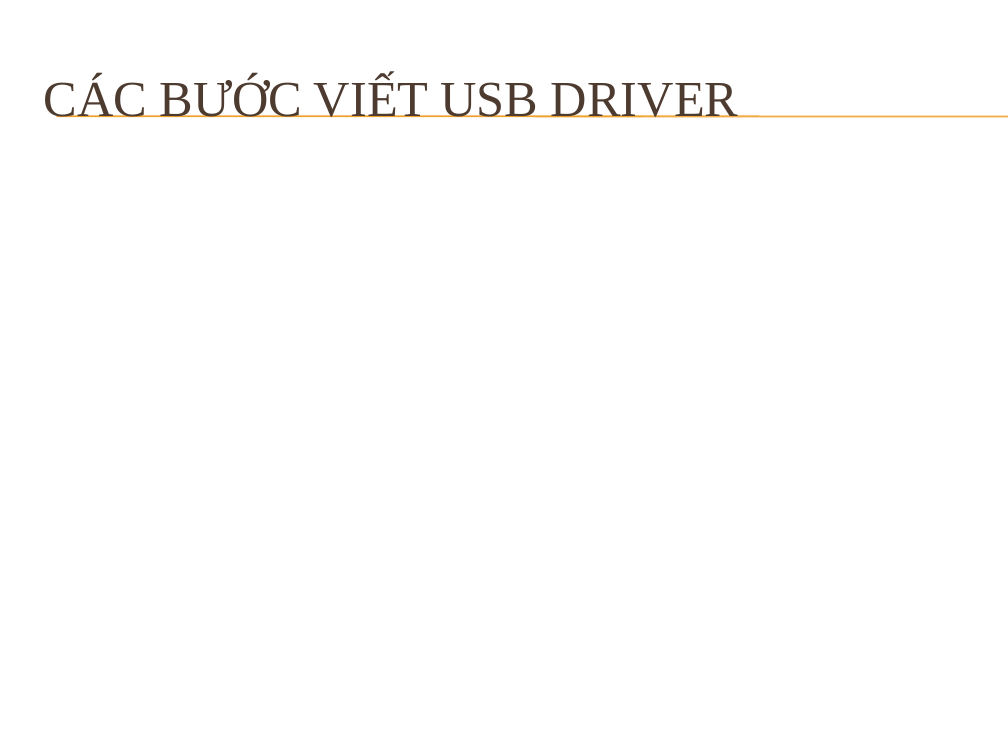
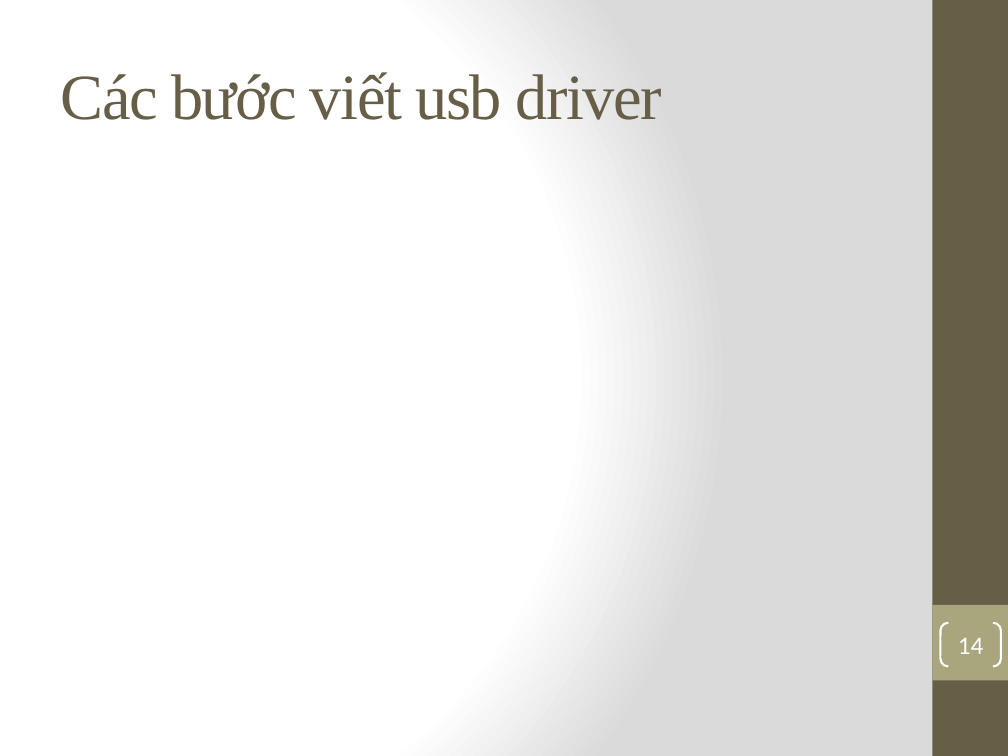
Before and after one commit to hothanghuy/driver, a slide deck: slide 14 of Đề tài.pptx (slide 6 before the commit). Drawn at 1008x756 pixels with LibreOffice and Linux fonts; fonts in the diff are those of the drawing; background and template pictures are left out. Boxes give left, top, right and bottom in pixels: in the first picture for what was removed or moved away, otherwise in the second. Text is boxed around its words. In the diff, an @@ line names an element or a change of style, - is before the commit and + after.

```diff
--- a/Đề tài.pptx
+++ b/Đề tài.pptx
@@ background picture (left out) to gradient #FFFFFF to #DADADA @@
@@ rectangle added at (x1=932, y1=0, x2=1008, y2=756), fill #675E47 @@
@@ title at (x1=60, y1=72, x2=662, y2=120): text changed; size 36 to 46 pt; text colour #4E3B30 to #675E47 @@
-CÁC BƯỚC VIẾT USB DRIVER
+Các bước viết usb driver
@@ line removed from (56, 116) to (1008, 116) @@
@@ line removed from (56, 117) to (1008, 117) @@
@@ rectangle added at (x1=932, y1=605, x2=1008, y2=680), fill #A9A57C @@
@@ page number added at (x1=940, y1=623, x2=1001, y2=666), outline #FFFFFF 1.5 pt, 18 pt, text #FFFFFF @@
+14
```
Also in this commit, not shown: 4 other slides changed, 9 slides added, 1 slide removed.
